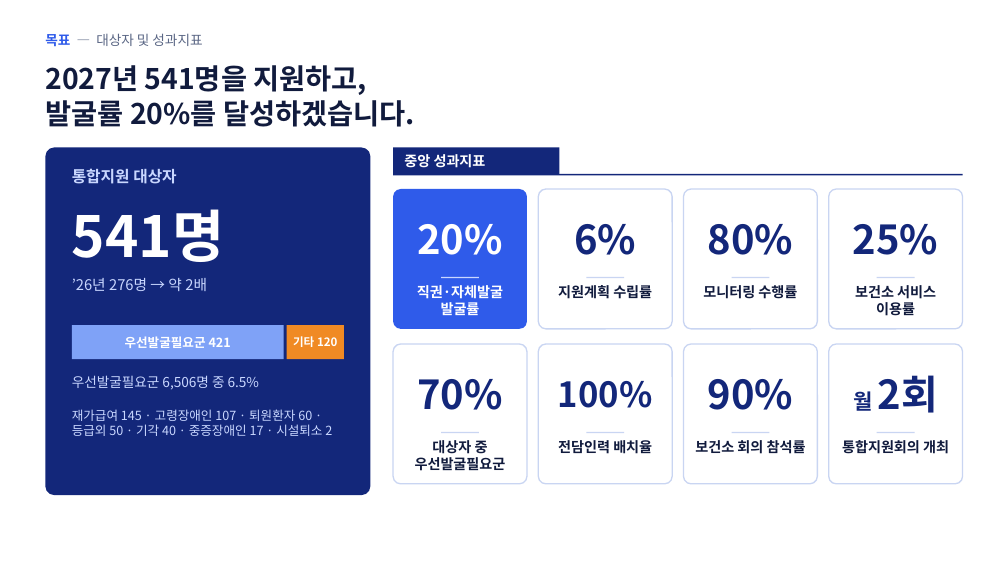
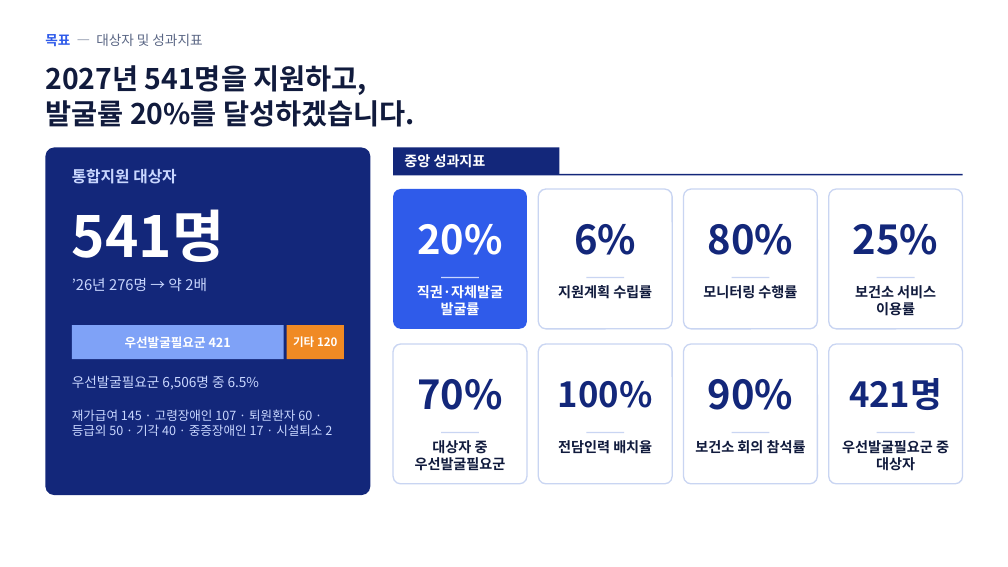
Before and after one commit to skys0430-creator/ssosso0430, a slide deck: slide 13 of docs/uiwang-2027-plan/files/2027_지역계획_협의체심의_발표자료_v3_15장.pptx. Drawn at 1008x567 pixels with LibreOffice and Linux fonts; fonts in the diff are those of the drawing; background and template pictures are left out. Boxes give left, top, right and bottom in pixels: in the first picture for what was removed or moved away, otherwise in the second. Text is boxed around its words. In the diff, an @@ line names an element or a change of style, - is before the commit and + after.

```diff
--- a/docs/uiwang-2027-plan/files/2027_지역계획_협의체심의_발표자료_v3_15장.pptx
+++ b/docs/uiwang-2027-plan/files/2027_지역계획_협의체심의_발표자료_v3_15장.pptx
@@ text at bbox=[849, 378, 942, 410]: text changed; size 38 to 33 pt @@
-월 2회
+421명
@@ text at bbox=[842, 440, 949, 471]: text changed @@
-통합지원회의 개최
+우선발굴필요군 중 대상자
```
Also in this commit, not shown: 1 other file.
